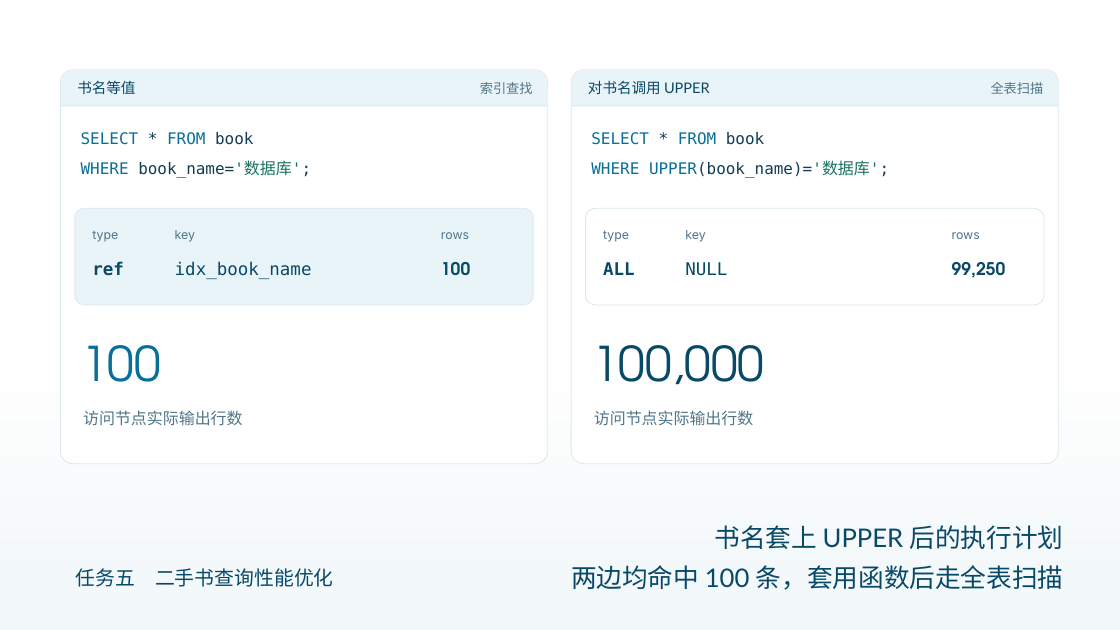
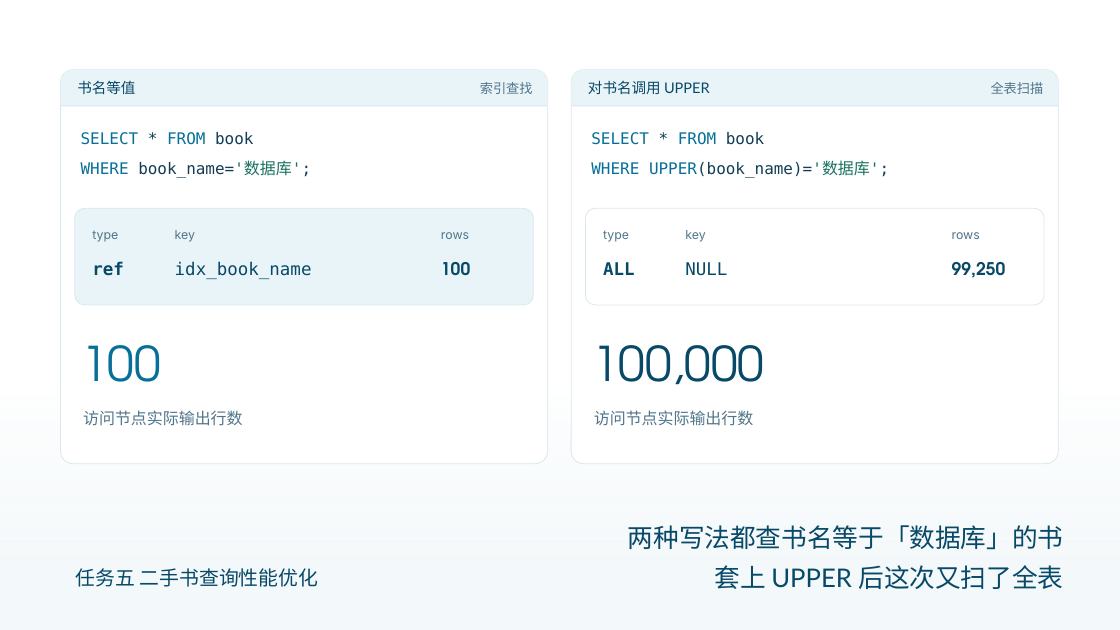
Before and after one commit to AurLemon/pageslip-demo, a slide deck: slide 7 of presentations/task-5-query-optimization.pptx. Drawn at 1120x630 pixels with LibreOffice and Linux fonts; fonts in the diff are those of the drawing. Boxes give left, top, right and bottom in pixels: in the first picture for what was removed or moved away, otherwise in the second. Text is boxed around its words. In the diff, an @@ line names an element or a change of style, - is before the commit and + after.

```diff
--- a/presentations/task-5-query-optimization.pptx
+++ b/presentations/task-5-query-optimization.pptx
@@ text at bbox=[628, 525, 1064, 550]: text changed @@
-书名套上 UPPER 后的执行计划
+两种写法都查书名等于「数据库」的书
@@ text "任务五 二手书查询性能优化" rewrapped from bbox=[76, 568, 334, 587] to bbox=[76, 568, 319, 587] @@
@@ text at bbox=[714, 565, 1063, 589]: text changed @@
-两边均命中 100 条，套用函数后走全表扫描
+套上 UPPER 后这次又扫了全表
```
Also in this commit, not shown: 17 other slides changed, 1 other file.
